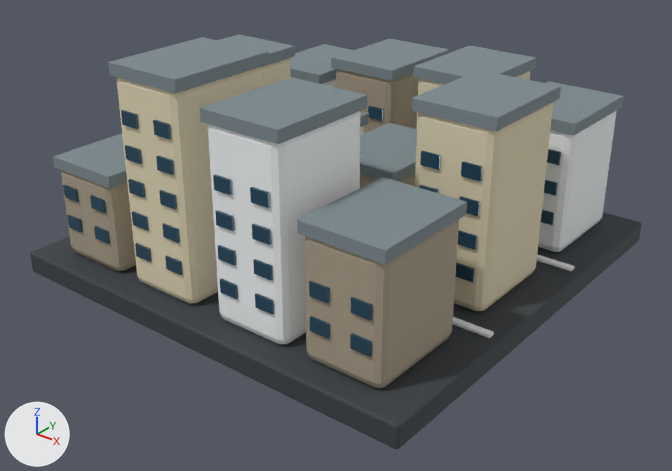
Renders of the glTF model map3d/assets/city.glb from each side of a commit.
The view is the same before and after, from a 50 mm camera at (1.184, -1.515, 0.983) aimed at (0.039, -0.085, 0.097). Arrows for +X, +Y and +Z are at lower left; the lights stay in place. The older version comes first. Where no turn or scale is listed for an object, it has been applied to the vertices. Vertices at exactly the same position are counted once.

The older version as bpy lines, for what is in view:
```python
me_city_building_002_mesh = bpy.data.meshes.new('City_Building_002_Mesh')
me_city_building_002_mesh.from_pydata(...)  # 1432 vertices, 2460 faces; spans x -0.16..0.84, y -0.17..0.83, z -0.155..0.362
# faces by material slot: [432, 432, 456, 144, 108, 888]
me_city_building_002_mesh.materials.append(mat_hm_stone)  # beige #a99d88
me_city_building_002_mesh.materials.append(mat_hm_cream)  # beige #e2d7b7
me_city_building_002_mesh.materials.append(mat_hm_snow)  # white #f4f7f8
me_city_building_002_mesh.materials.append(mat_hm_rock)  # grey #7d8a8f
me_city_building_002_mesh.materials.append(mat_hm_road)  # dark grey #3a3f44
me_city_building_002_mesh.materials.append(mat_hm_glass)  # dark blue #254b60
ob_city_building_002 = bpy.data.objects.new('City_Building_002', me_city_building_002_mesh)
ob_city_building_002.location = (-0.34, -0.33, 0.155)
```
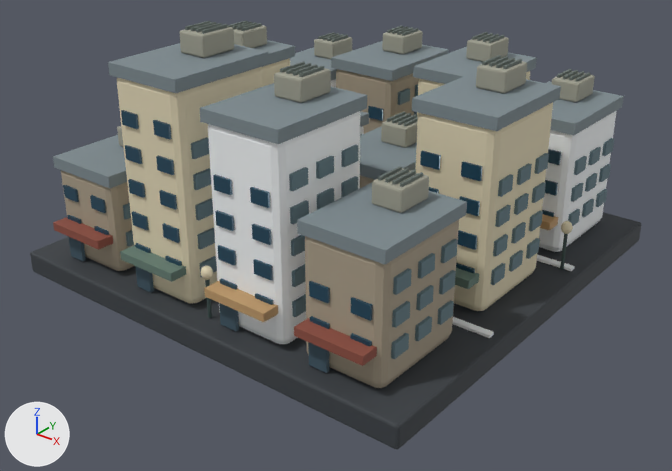
Changed parts and their boxes (x1, y1, x2, y2) in the pictures (672 x 471 px):
'City_Building_002', reshaped: before (30, 34, 642, 449); after (30, 21, 642, 449)
part 1 of me_city_building_002_mesh, added: after (561, 221, 573, 234)
part 2 of me_city_building_002_mesh, added: after (201, 266, 213, 280)
part 3 of me_city_building_002_mesh, added: after (227, 21, 248, 27)
part 4 of me_city_building_002_mesh, added: after (232, 22, 252, 29)
part 5 of me_city_building_002_mesh, added: after (237, 22, 257, 30)
part 6 of me_city_building_002_mesh, added: after (241, 23, 262, 31)
part 7 of me_city_building_002_mesh, added: after (327, 34, 344, 41)
part 8 of me_city_building_002_mesh, added: after (332, 35, 348, 42)
part 9 of me_city_building_002_mesh, added: after (185, 21, 211, 30)
part 10 of me_city_building_002_mesh, added: after (190, 22, 216, 31)
part 11 of me_city_building_002_mesh, added: after (196, 23, 222, 32)
part 12 of me_city_building_002_mesh, added: after (202, 24, 227, 34)
part 13 of me_city_building_002_mesh, added: after (53, 25, 614, 373)
part 14 of me_city_building_002_mesh, added: after (274, 62, 331, 103)
part 15 of me_city_building_002_mesh, added: after (180, 26, 234, 58)

The change, as a list of edits to the scene's bpy script:
```text
Change me_city_building_002_mesh:
    remove me_city_building_002_mesh.from_pydata(...)  # 1432 vertices, 2460 faces; spans x -0.16..0.84, y -0.17..0.83, z -0.155..0.362
    add me_city_building_002_mesh.from_pydata(...)  # 4224 vertices, 7132 faces; spans x -0.16..0.84, y -0.17..0.83, z -0.155..0.413
    me_city_building_002_mesh part 1: a new loose piece, a UV sphere (16 segments, 7 rings, poles along z) spanning x 0.788..0.812, y 0.478..0.502, z -0.019..0.009, in mat_hm_cream (beige #e2d7b7)
    me_city_building_002_mesh part 2: a new loose piece, a UV sphere (16 segments, 7 rings, poles along z) spanning x 0.346..0.37, y -0.132..-0.108, z -0.019..0.009, in mat_hm_cream (beige #e2d7b7)
    me_city_building_002_mesh part 3: a new loose piece, a box spanning x -0.0255..-0.0205, y 0.3465..0.4095, z 0.317..0.323, in mat_hm__65706b (grey #65706b)
    me_city_building_002_mesh part 4: a new loose piece, a box spanning x -0.0105..-0.0055, y 0.3465..0.4095, z 0.317..0.323, in mat_hm__65706b (grey #65706b)
    me_city_building_002_mesh part 5: a new loose piece, a box spanning x 0.0045..0.0095, y 0.3465..0.4095, z 0.317..0.323, in mat_hm__65706b (grey #65706b)
    me_city_building_002_mesh part 6: a new loose piece, a box spanning x 0.0195..0.0245, y 0.3465..0.4095, z 0.317..0.323, in mat_hm__65706b (grey #65706b)
    me_city_building_002_mesh part 7: a new loose piece, a box spanning x 0.0045..0.0095, y 0.6765..0.7395, z 0.227..0.233, in mat_hm__65706b (grey #65706b)
    me_city_building_002_mesh part 8: a new loose piece, a box spanning x 0.0195..0.0245, y 0.6765..0.7395, z 0.227..0.233, in mat_hm__65706b (grey #65706b)
    me_city_building_002_mesh part 9: a new loose piece, a box spanning x 0.1945..0.1995, y 0.0165..0.0795, z 0.407..0.413, in mat_hm__65706b (grey #65706b)
    me_city_building_002_mesh part 10: a new loose piece, a box spanning x 0.2095..0.2145, y 0.0165..0.0795, z 0.407..0.413, in mat_hm__65706b (grey #65706b)
    me_city_building_002_mesh part 11: a new loose piece, a box spanning x 0.2245..0.2295, y 0.0165..0.0795, z 0.407..0.413, in mat_hm__65706b (grey #65706b)
    me_city_building_002_mesh part 12: a new loose piece, a box spanning x 0.2395..0.2445, y 0.0165..0.0795, z 0.407..0.413, in mat_hm__65706b (grey #65706b)
    me_city_building_002_mesh part 13: 2048 vertices added at x -0.124..0.804, y -0.154..0.794, z -0.102..0.353
    me_city_building_002_mesh part 14: 88 vertices added at x 0.428..0.493, y 0.006..0.091, z 0.323..0.373
    me_city_building_002_mesh part 15: 56 vertices added at x 0.188..0.252, y 0.006..0.091, z 0.363..0.407
    other edits to the shape of me_city_building_002_mesh do not show in these pictures
    add me_city_building_002_mesh.materials.append(mat_hm__65706b)  # grey #65706b
    add me_city_building_002_mesh.materials.append(mat_hm__a09f90)  # grey #a09f90
    add me_city_building_002_mesh.materials.append(mat_hm__8c4d3f)  # red #8c4d3f
    add me_city_building_002_mesh.materials.append(mat_hm__647c71)  # greyish green #647c71
    add me_city_building_002_mesh.materials.append(mat_hm__bd9869)  # brown #bd9869
    add me_city_building_002_mesh.materials.append(mat_hm__627a82)  # greyish cyan #627a82
    add me_city_building_002_mesh.materials.append(mat_hm__415865)  # dark blue #415865
    add me_city_building_002_mesh.materials.append(mat_hm__3e514e)  # greyish cyan #3e514e
```
